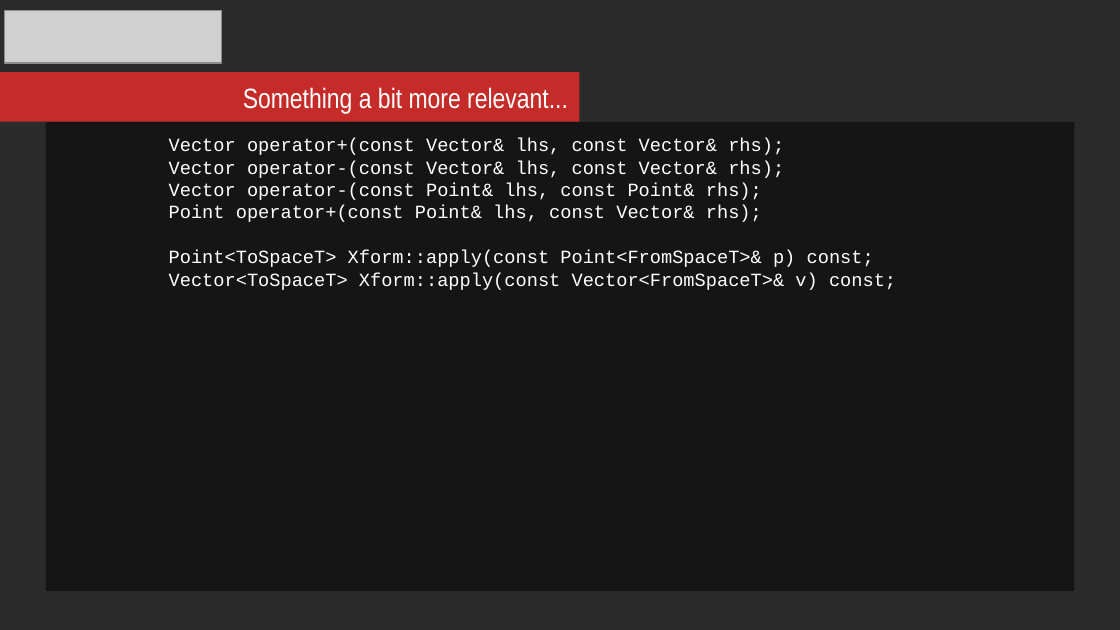
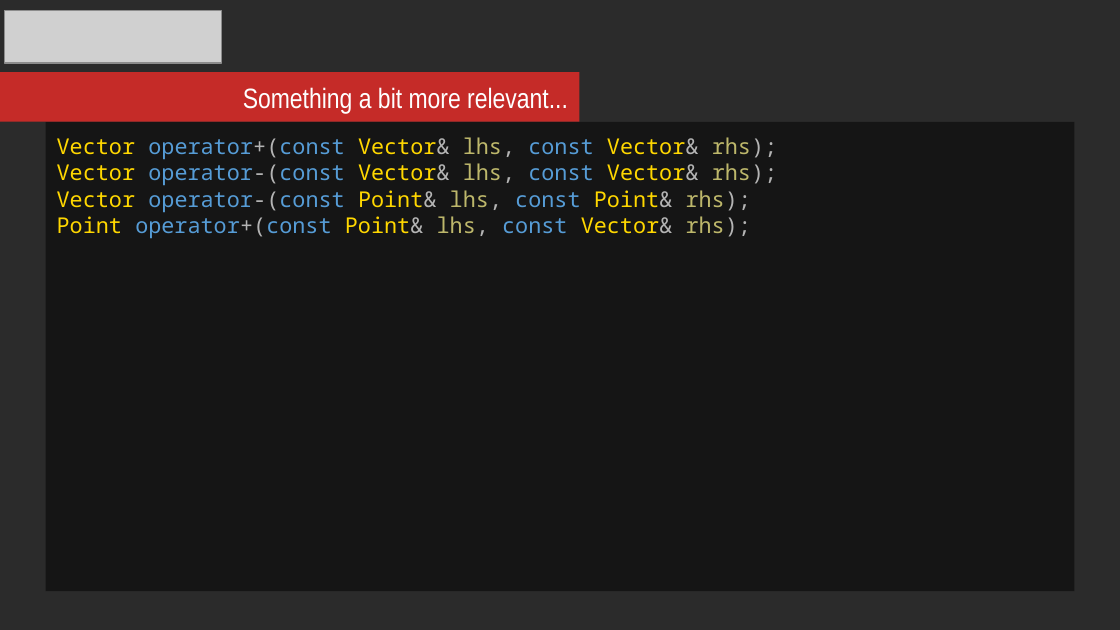
Before and after one commit to mikosz/type-safety, a slide deck: slide 25 of ask-not-what-you-can-do-for-the-compiler.odp (slide 30 before the commit). Drawn at 1120x630 pixels with LibreOffice and Linux fonts; fonts in the diff are those of the drawing; grey boxes stand for pictures; background and template pictures are left out; a plain dark background stands for a picture behind light text. Boxes give left, top, right and bottom in pixels: in the first picture for what was removed or moved away, otherwise in the second. Text is boxed around its words. In the diff, an @@ line names an element or a change of style, - is before the commit and + after.

```diff
--- a/ask-not-what-you-can-do-for-the-compiler.odp
+++ b/ask-not-what-you-can-do-for-the-compiler.odp
@@ rectangle "Vector operator+(const Vector& lhs, const ..." at bbox=[46, 122, 1074, 591]: size 12 to 14 pt, font Courier New to Noto Sans Mono; text colour #FFFFFF to #FFD700 in "Vector Vector& Vector&", "Vector Vector& Vector&", "Vector Point& Point&", "Point Point& Vector&"; text colour #FFFFFF to #569CD6 in "operator+(const const", "operator-(const const", "operator-(const const", "operator+(const const"; text colour #FFFFFF to #B4B4B4 in "operator+(const Vector& lhs, Vector& rhs);", "operator-(const Vector& lhs, Vector& rhs);", "operator-(const Point& lhs, Point& rhs);", "operator+(const Point& lhs, Vector& rhs);"; text colour #FFFFFF to #BDB76B in "lhs, rhs);", "lhs, rhs);", "lhs, rhs);", "lhs, rhs);"; indent changed @@
@@ text in rectangle at bbox=[169, 250, 896, 290]: paragraphs removed @@
-Point<ToSpaceT> Xform::apply(const Point<FromSpaceT>& p) const;
-Vector<ToSpaceT> Xform::apply(const Vector<FromSpaceT>& v) const;
```
Also in this commit, not shown: 5 other slides changed, 1 slide added, 1 slide removed.
